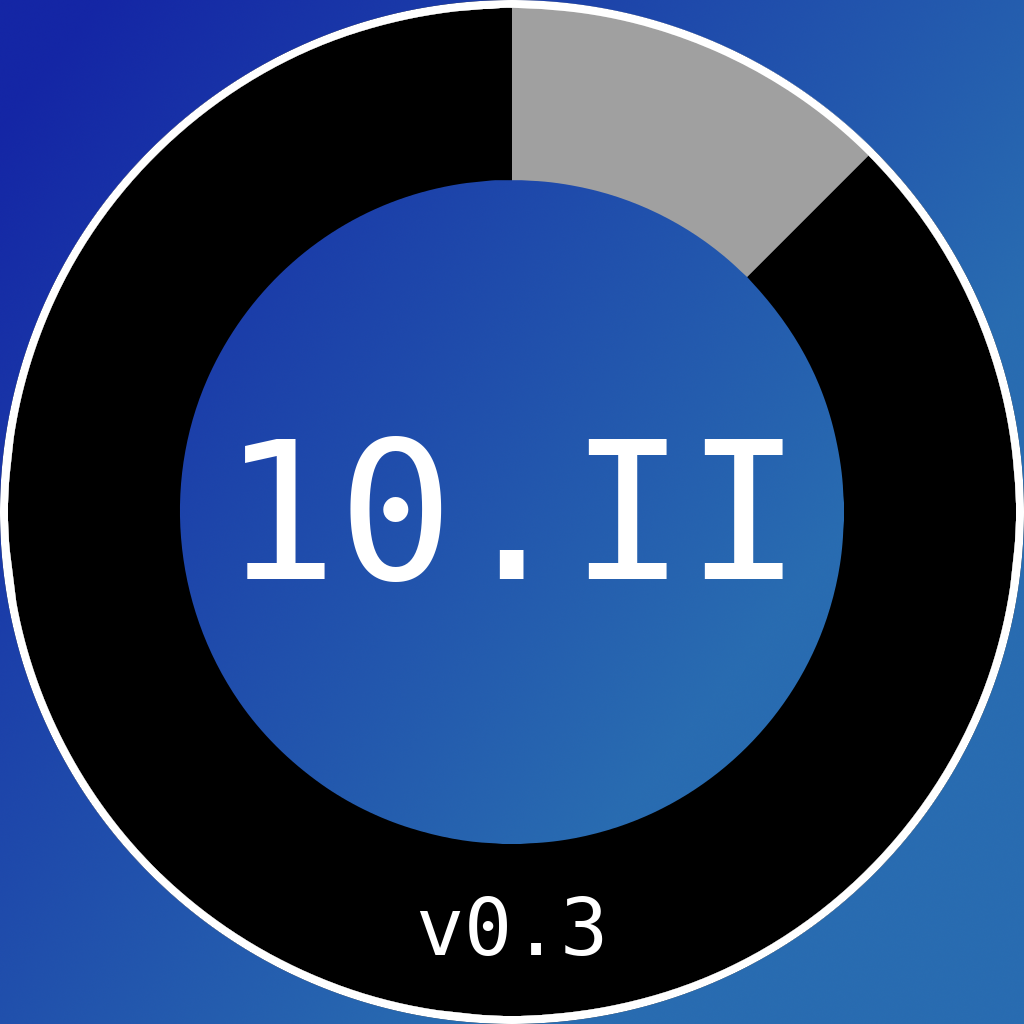
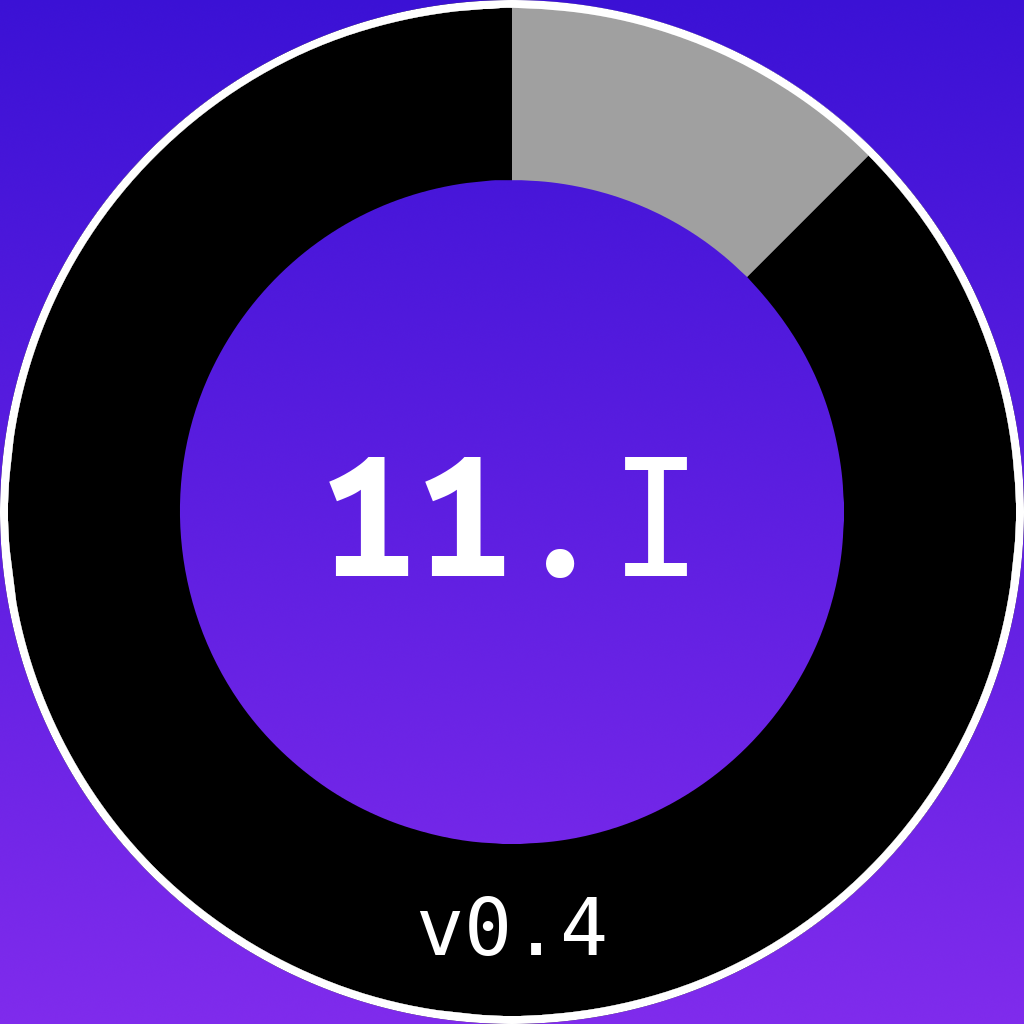
Layers edited between the first and the second 1024 x 1024 image:
renamed "10.II" to "11.I", painted on it over [245, 436, 783, 582]
renamed "v0.3" to "v0.4", painted on it over [563, 896, 605, 956]
painted on "Тло" over [0, 0, 1024, 1024]
